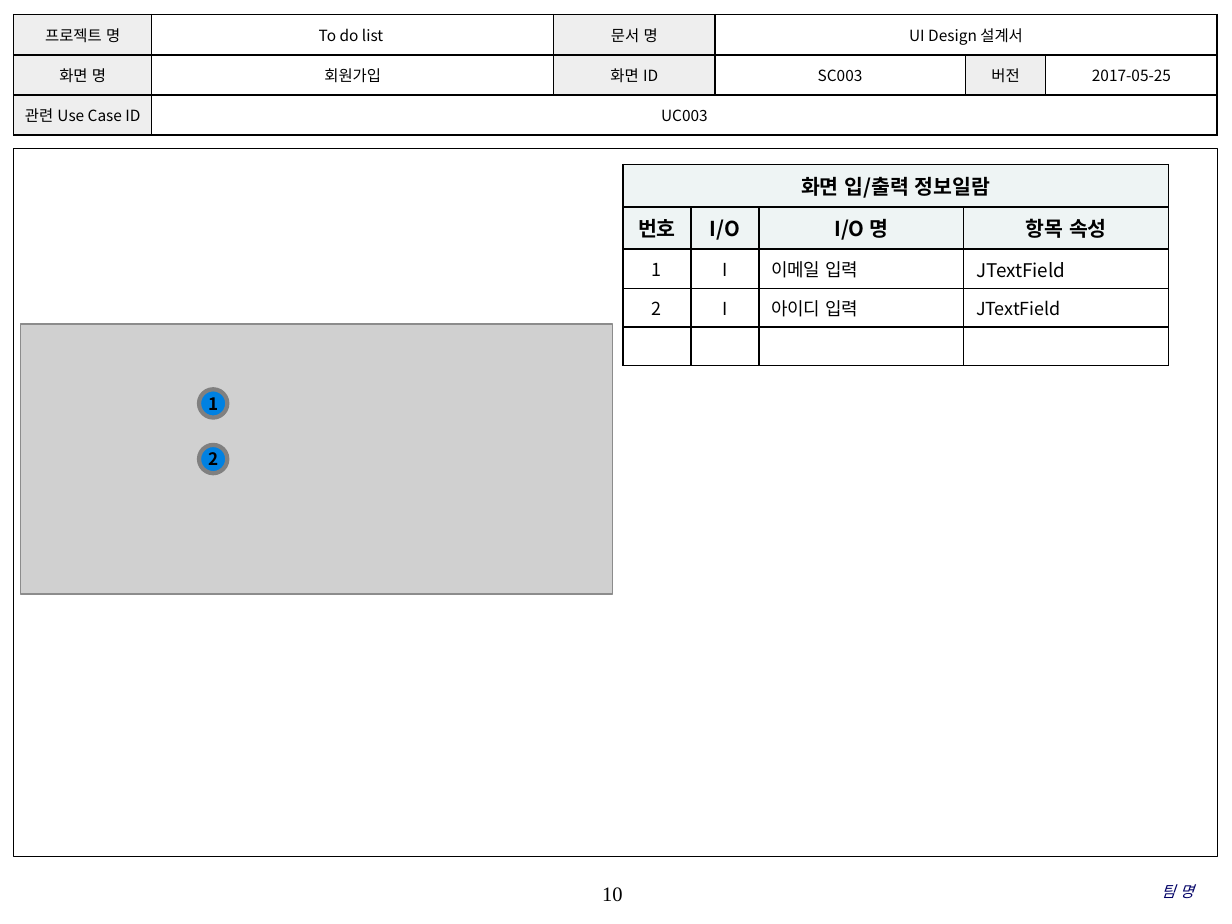
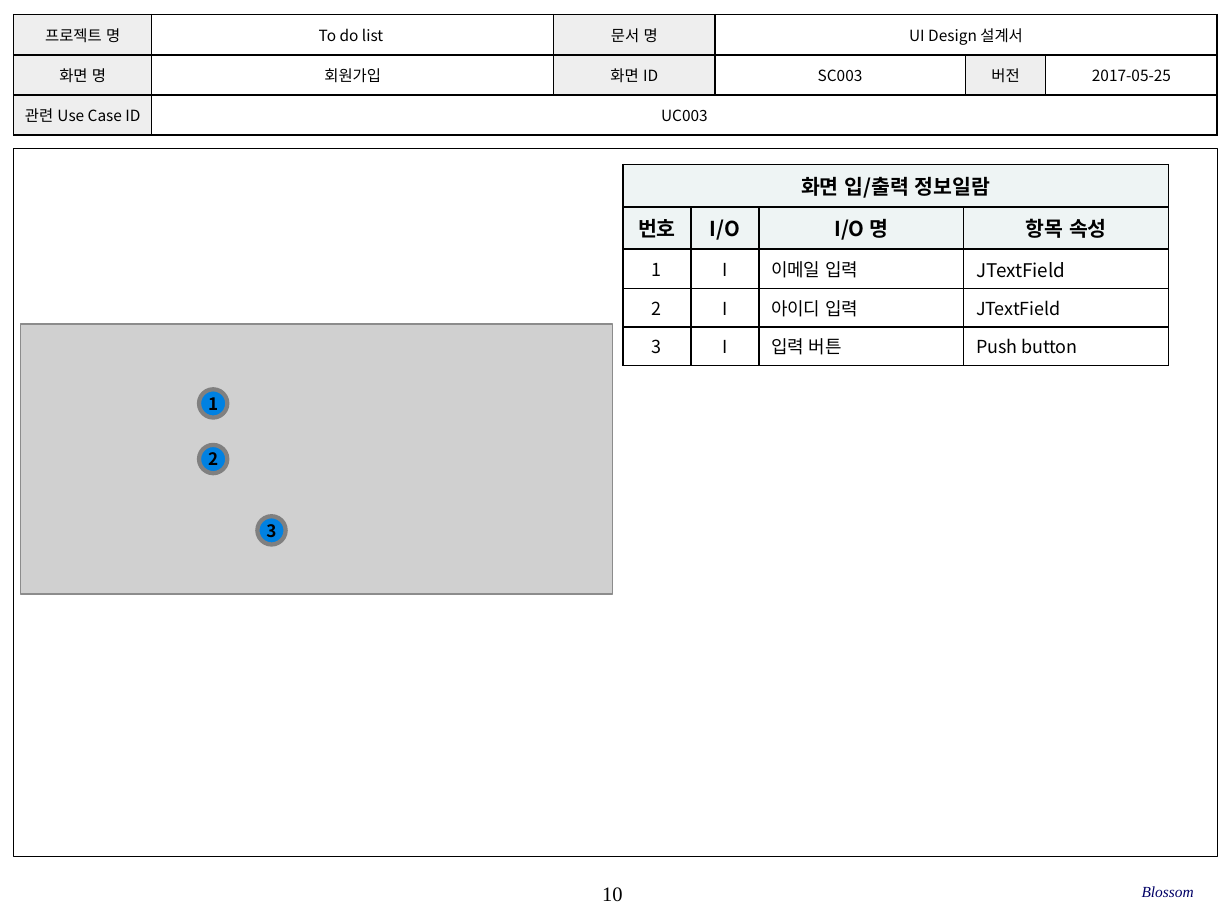
Before and after one commit to SE-admin/SE2017_6_blossom, a slide deck: slide 10 of doc/3_ 설계서/UI Design_6_blossom.pptx. Drawn at 1232x924 pixels with LibreOffice and Linux fonts; fonts in the diff are those of the drawing; grey boxes stand for pictures; background and template pictures are left out. Boxes give left, top, right and bottom in pixels: in the first picture for what was removed or moved away, otherwise in the second. Text is boxed around its words. In the diff, an @@ line names an element or a change of style, - is before the commit and + after.

```diff
--- a/doc/3_ 설계서/UI Design_6_blossom.pptx
+++ b/doc/3_ 설계서/UI Design_6_blossom.pptx
@@ table at bbox=[623, 165, 1168, 359] @@
-row 5:  |  |  | 
+row 5: 3 | I | 입력 버튼 | Push button
@@ ellipse added at bbox=[257, 516, 286, 545], fill #0081E2, outline #808080 2.5 pt, 10 pt, text #000000, bold @@
+3
@@ text at bbox=[1142, 886, 1194, 897]: text changed @@
-팀 명
+Blossom
```
Also in this commit, not shown: 21 other slides changed.
